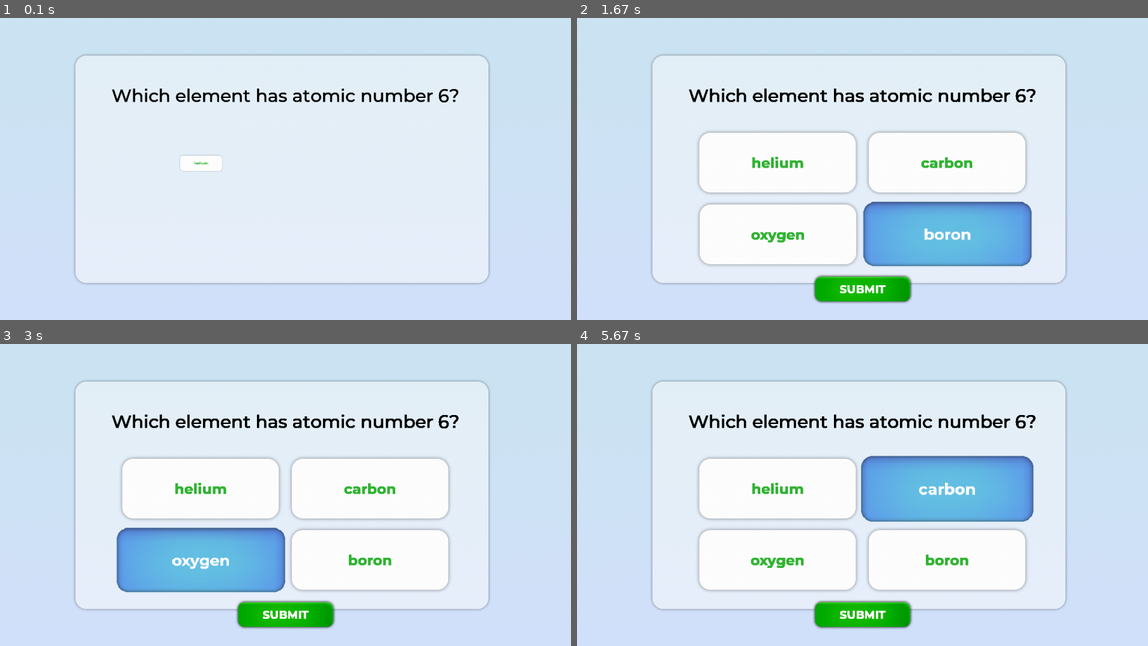
Above: before the commit, frames 1-4 (two rows, left to right).
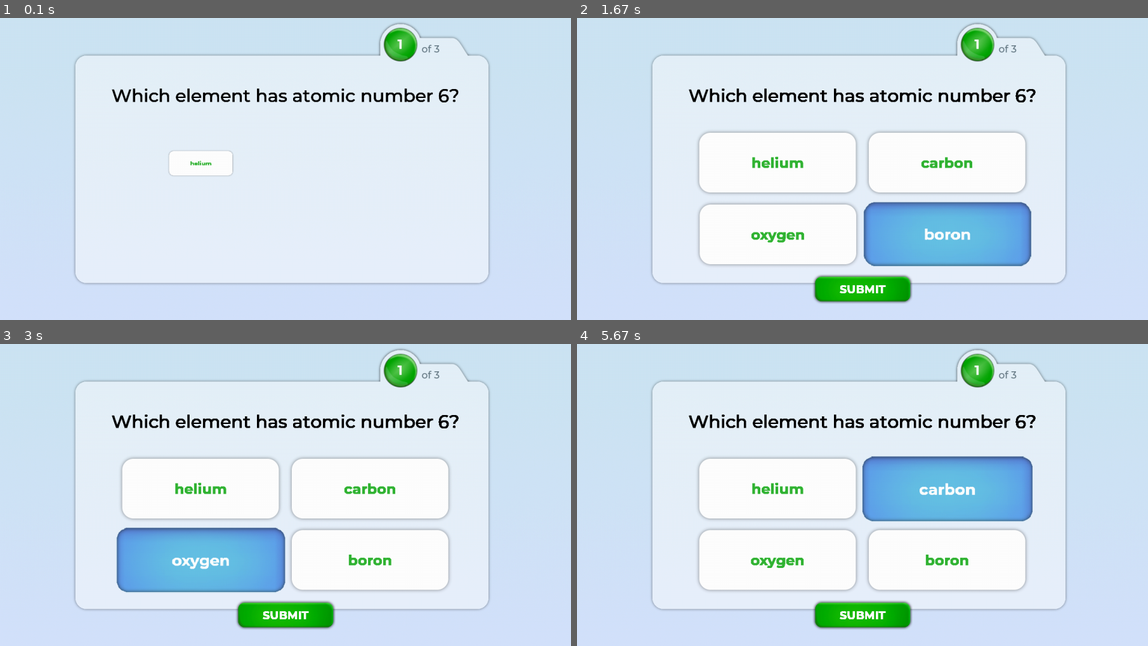
Above: after the commit, the same moments.

Repository: jeremycryan/pygame-multiple-choice
Game: pygame game, started from main.py
Two runs of this game, one before a commit and one after it. Both use one fixed random seed, a clock stepped at 60 frames per second and the inputs below.
Inputs (mouse positions are in pixels of both pictures, inside the frame that each line leads up to):
- Up to frame 1 (0.1 s): no input
- Up to frame 2 (1.67 s): press the mouse at (725, 162) at 0.37 s; move the mouse to (822, 196) at 0.47 s; release the mouse at (919, 229) at 0.6 s; press the mouse at (725, 162) at 0.7 s; move the mouse to (828, 175) at 0.8 s; release the mouse at (931, 187) at 0.93 s; click (873, 51) at 1.05 s; press the mouse at (873, 51) at 1.37 s; move the mouse to (942, 129) at 1.47 s; release the mouse at (1010, 208) at 1.6 s
- Up to frame 3 (3 s): click (194, 380) at 1.72 s; click (148, 540) at 2.88 s
- Up to frame 4 (5.67 s): click (776, 579) at 3.22 s; click (982, 443) at 3.55 s; click (896, 573) at 3.88 s; click (965, 591) at 4.22 s; click (748, 534) at 4.55 s; click (885, 570) at 4.88 s; click (719, 452) at 5.22 s; click (942, 507) at 5.58 s

The runs differ from the first frame. In frame 1, 1.2% of the frame differs, in the area x 20-83%, y 1-53%; in frame 2, 1.1%; in frame 3, 1.1%; in frame 4, 1.5%, in the area x 19-83%, y 1-95%.

Commit message:
Added question counting

Diff:
--- a/constants.py
+++ b/constants.py
@@ -6,6 +6,7 @@
 BLACK = (0, 0, 0)                           #   Use constants for colors
 WHITE = (255, 255, 255)
 GREEN = (50, 180, 52)
+GRAY = (95, 115, 127)
 
 WINDOW_NAME = "Multiple Choice Test"
 WINDOW_WIDTH = 1280
@@ -39,6 +40,14 @@
 SUBMIT_FONT_SIZE = 25
 SUBMIT_FONT_COLOR = WHITE
 
+CUR_NUM_FONT = "Montserrat-Bold.otf"
+CUR_NUM_FONT_SIZE = 30
+CUR_NUM_FONT_COLOR = WHITE
+
+TOT_NUM_FONT = "Montserrat-Medium.otf"
+TOT_NUM_FONT_SIZE = 22
+TOT_NUM_FONT_COLOR = GRAY
+
 ALPHABET = "ABCDEFGHIJKLMNOPQRSTUVWXYZ"     #   This is important
 
 RANDOMIZE_ANSWER_ORDER = True               #   Choose whether answers appear
--- a/frame.py
+++ b/frame.py
@@ -59,6 +59,28 @@
 
         return surfs
 
+
+    """ Draws the current question number, and total questions, on the
+        screen. This also generates the text surfaces, so should only be run
+        once per frame. """
+    def draw_cur_num(self):
+        num = self.g.current_question + 1
+        total = len(self.g.question_set.questions)
+
+        #   Create text surfaces
+        cur_num_render = self.g.cur_num_font.render(str(num), 1,
+                                                    CUR_NUM_FONT_COLOR)
+        tot_num_render = self.g.tot_num_font.render("of " + str(total), 1,
+                                                    TOT_NUM_FONT_COLOR)
+
+        #   Draw them on the screen
+        self.g.screen.blit(cur_num_render,
+                           (int(897 - cur_num_render.get_width()/2),
+                            (int(101 - cur_num_render.get_height()/2))))
+        self.g.screen.blit(tot_num_render, (945, 98))
+
+
+
     """ Draws the text for the question on the screen """
     def draw_question(self, surfs):
         line_height = surfs[0].get_height()
@@ -91,6 +113,7 @@
 
         then = time.time()
         self.g.screen.blit(background, (0, 0))
+        self.draw_cur_num()
 
         while True:
 
--- a/main.py
+++ b/main.py
@@ -51,6 +51,8 @@
         self.question_font = pygame.font.Font("fonts/" + QUESTION_FONT, QUESTION_FONT_SIZE)
         self.answer_font = pygame.font.Font("fonts/" + ANSWER_FONT, ANSWER_FONT_SIZE)
         self.submit_font = pygame.font.Font("fonts/" + SUBMIT_FONT, SUBMIT_FONT_SIZE)
+        self.cur_num_font = pygame.font.Font("fonts/" + CUR_NUM_FONT, CUR_NUM_FONT_SIZE)
+        self.tot_num_font = pygame.font.Font("fonts/" + TOT_NUM_FONT, TOT_NUM_FONT_SIZE)
 
         self.clock = pygame.time.Clock()
 
@@ -85,7 +87,7 @@
             screen = pygame.transform.scale(self.screen, WINDOW_SIZE)
         self.screen_commit.blit(screen, (0, 0))
         pygame.display.flip()
-        self.clock.tick(30)
+        self.clock.tick(50)
 
     """ Returns the position of the mouse on the screen """
     def mouse_pos(self):
Binary file changed: images/background.png
Binary file changed: images/sample_gui.png
Binary file changed: images/submit_button.png
Binary file changed: images/submit_button_hover.png
